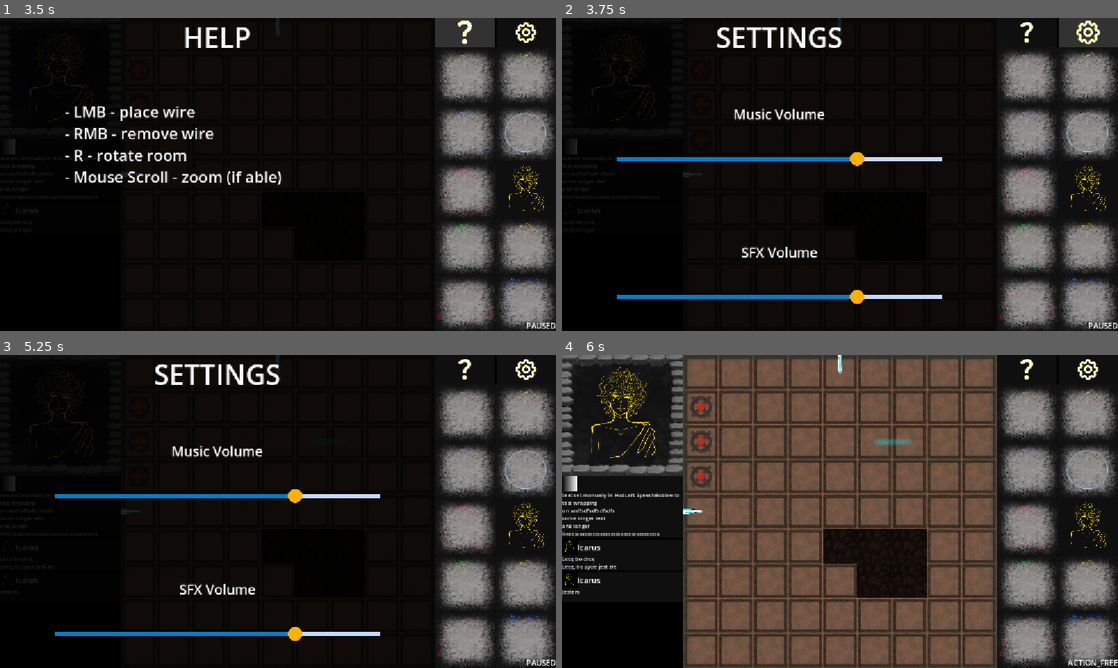
Above: before the commit, frames 1-4 (two rows, left to right).
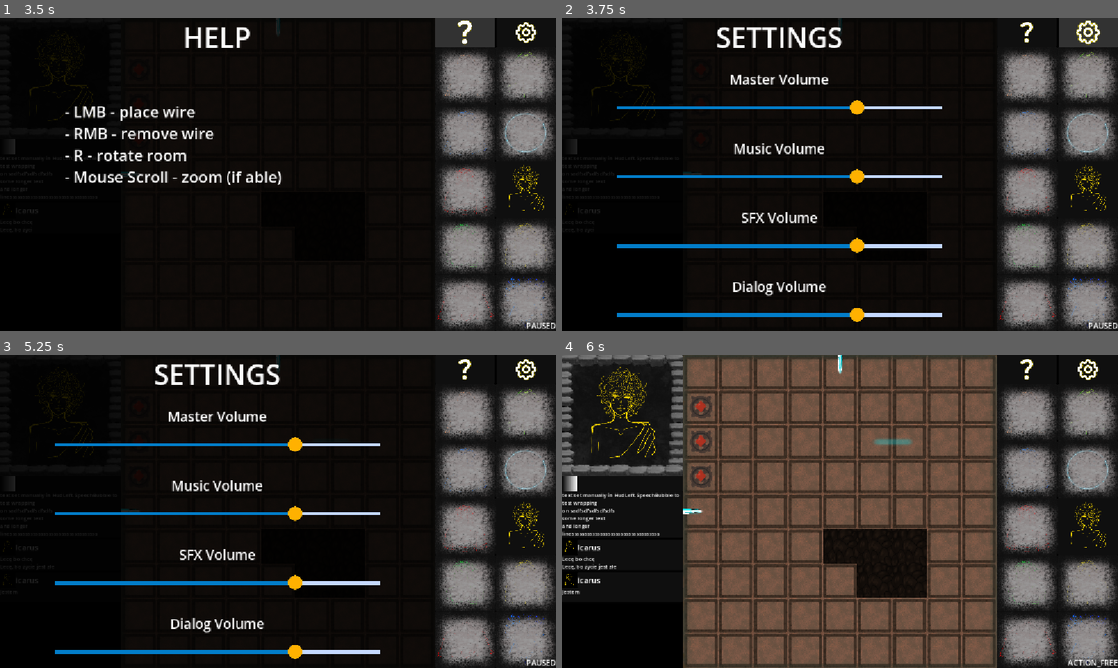
Above: after the commit, the same moments.

Repository: Wallted/ldjam-60
Game: Godot game, scene res://main.tscn
The game is run twice, just before and just after one commit, with the same random seed, the same clock (stepped at 60 frames per second) and the same inputs.
Inputs (mouse positions are in pixels of both pictures, inside the frame that each line leads up to):
- Up to frame 1 (3.5 s): click "PLAY" at 0.5 s; move the mouse to (400, 158) at 1.27 s; hold W 1.28-2.03 s; tap R (rotate) at 1.35 s; click (400, 158) at 1.42 s; move the mouse to (16, 71) at 2.02 s; tap T at 2.1 s; click (16, 71) at 2.17 s; click (467, 33) at 2.75 s
- Up to frame 2 (3.75 s): click (1090, 33) at 3.5 s
- Up to frame 3 (5.25 s): tap Enter at 4.25 s; move the mouse to (333, 442) at 4.27 s; hold W from 4.28 s (still down); tap R (rotate) at 4.35 s; tap Space at 5 s; move the mouse to (16, 511) at 5.02 s; tap T at 5.1 s; click (16, 511) at 5.17 s
- Up to frame 4 (6 s): tap Enter at 5.75 s; move the mouse to (1006, 558) at 5.77 s; release W at 5.78 s; tap R (rotate) at 5.85 s

Frame 1 is identical in both runs. In frame 2, 6.3% of the frame differs, in the area x 9-69%, y 18-98%; in frame 3, 6.3%; in frame 4, nothing differs.

Commit message:
[feature] make settings slider do something

Diff:
--- a/settings.tscn
+++ b/settings.tscn
@@ -3,6 +3,7 @@
 [ext_resource type="Script" uid="uid://dcqgxm8e11bve" path="res://settings.gd" id="1_x2hje"]
 [ext_resource type="Texture2D" uid="uid://djx4hmtscdhkd" path="res://img/slider_grabber_idle.png" id="2_3ykye"]
 [ext_resource type="Texture2D" uid="uid://qe6bg5d8hror" path="res://img/slider_grabber_highligt.png" id="3_gc0em"]
+[ext_resource type="Script" uid="uid://dg58lq547kbqu" path="res://volume_slider.gd" id="4_gc0em"]
 
 [sub_resource type="StyleBoxLine" id="StyleBoxLine_3ykye"]
 color = Color(0.7742554, 0.8500151, 1, 1)
@@ -49,6 +50,31 @@
 offset_right = 900.0
 grow_vertical = 0
 
+[node name="MasterVolumeText" type="Label" parent="Sliders" unique_id=2085166489]
+layout_mode = 2
+size_flags_vertical = 3
+theme_override_font_sizes/font_size = 28
+text = "Master Volume"
+horizontal_alignment = 1
+vertical_alignment = 2
+
+[node name="MasterVolumeSlider" type="HSlider" parent="Sliders" unique_id=1064039939]
+layout_mode = 2
+size_flags_vertical = 3
+offset_transform_enabled = true
+offset_transform_scale = Vector2(0.75, 0.75)
+offset_transform_visual_only = false
+theme_override_icons/grabber = ExtResource("2_3ykye")
+theme_override_icons/grabber_highlight = ExtResource("3_gc0em")
+theme_override_styles/slider = SubResource("StyleBoxLine_3ykye")
+theme_override_styles/grabber_area = SubResource("StyleBoxFlat_gc0em")
+theme_override_styles/grabber_area_highlight = SubResource("StyleBoxFlat_cj1lu")
+max_value = 1.0
+step = 0.001
+value = 0.75
+script = ExtResource("4_gc0em")
+bus_name = "Master"
+
 [node name="MusicVolumeText" type="Label" parent="Sliders" unique_id=1680741526]
 layout_mode = 2
 size_flags_vertical = 3
@@ -68,7 +94,11 @@
 theme_override_styles/slider = SubResource("StyleBoxLine_3ykye")
 theme_override_styles/grabber_area = SubResource("StyleBoxFlat_gc0em")
 theme_override_styles/grabber_area_highlight = SubResource("StyleBoxFlat_cj1lu")
-value = 75.0
+max_value = 1.0
+step = 0.001
+value = 0.75
+script = ExtResource("4_gc0em")
+bus_name = "MusicBus"
 
 [node name="SFXVolumeText" type="Label" parent="Sliders" unique_id=1962118951]
 layout_mode = 2
@@ -89,5 +119,33 @@
 theme_override_styles/slider = SubResource("StyleBoxLine_3ykye")
 theme_override_styles/grabber_area = SubResource("StyleBoxFlat_gc0em")
 theme_override_styles/grabber_area_highlight = SubResource("StyleBoxFlat_cj1lu")
-value = 75.0
-metadata/_edit_group_ = true
+max_value = 1.0
+step = 0.01
+value = 0.75
+script = ExtResource("4_gc0em")
+bus_name = "SFXBus"
+
+[node name="DialogVolumeText" type="Label" parent="Sliders" unique_id=1804511832]
+layout_mode = 2
+size_flags_vertical = 3
+theme_override_font_sizes/font_size = 28
+text = "Dialog Volume"
+horizontal_alignment = 1
+vertical_alignment = 2
+
+[node name="DialogVolumeSlider" type="HSlider" parent="Sliders" unique_id=1709996943]
+layout_mode = 2
+size_flags_vertical = 3
+offset_transform_enabled = true
+offset_transform_scale = Vector2(0.75, 0.75)
+offset_transform_visual_only = false
+theme_override_icons/grabber = ExtResource("2_3ykye")
+theme_override_icons/grabber_highlight = ExtResource("3_gc0em")
+theme_override_styles/slider = SubResource("StyleBoxLine_3ykye")
+theme_override_styles/grabber_area = SubResource("StyleBoxFlat_gc0em")
+theme_override_styles/grabber_area_highlight = SubResource("StyleBoxFlat_cj1lu")
+max_value = 1.0
+step = 0.01
+value = 0.75
+script = ExtResource("4_gc0em")
+bus_name = "DialogBus"
--- /dev/null
+++ b/volume_slider.gd
@@ -0,0 +1,16 @@
+extends HSlider
+
+@export var bus_name: String
+
+var bus_index: int
+
+# Called when the node enters the scene tree for the first time.
+func _ready() -> void:
+	bus_index = AudioServer.get_bus_index(bus_name)
+	value_changed.connect(_on_value_changed)
+
+func _on_value_changed(value: float) -> void:
+	AudioServer.set_bus_volume_db(
+		bus_index,
+		linear_to_db(value)
+	)
Not shown, added: volume_slider.gd.uid
